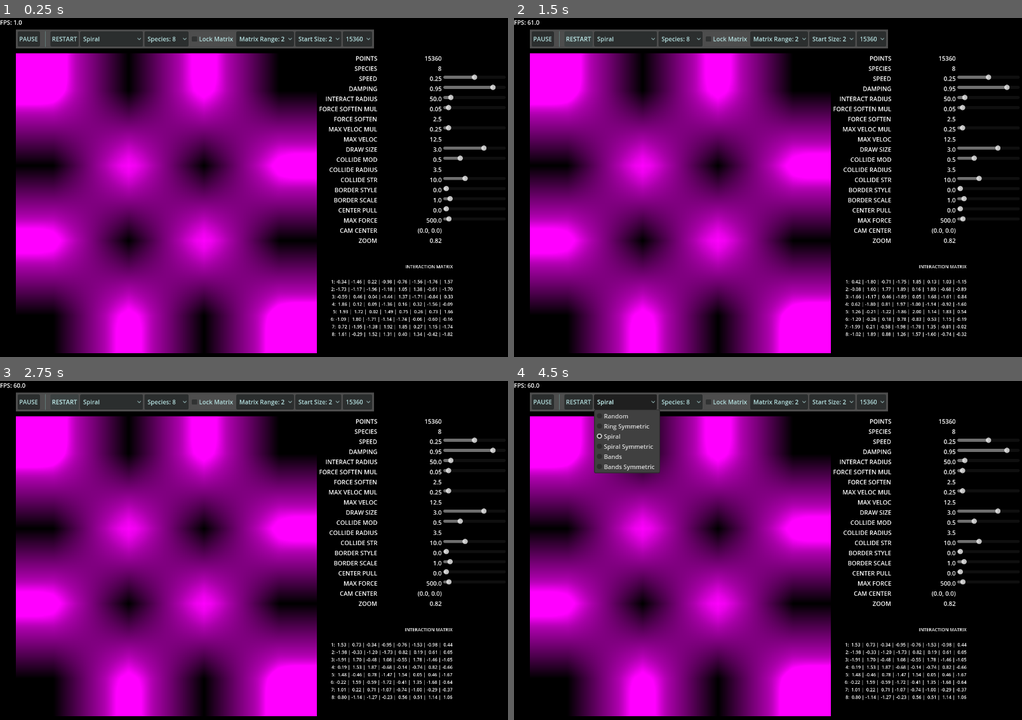
Above: before the commit, frames 1-4 (two rows, left to right).
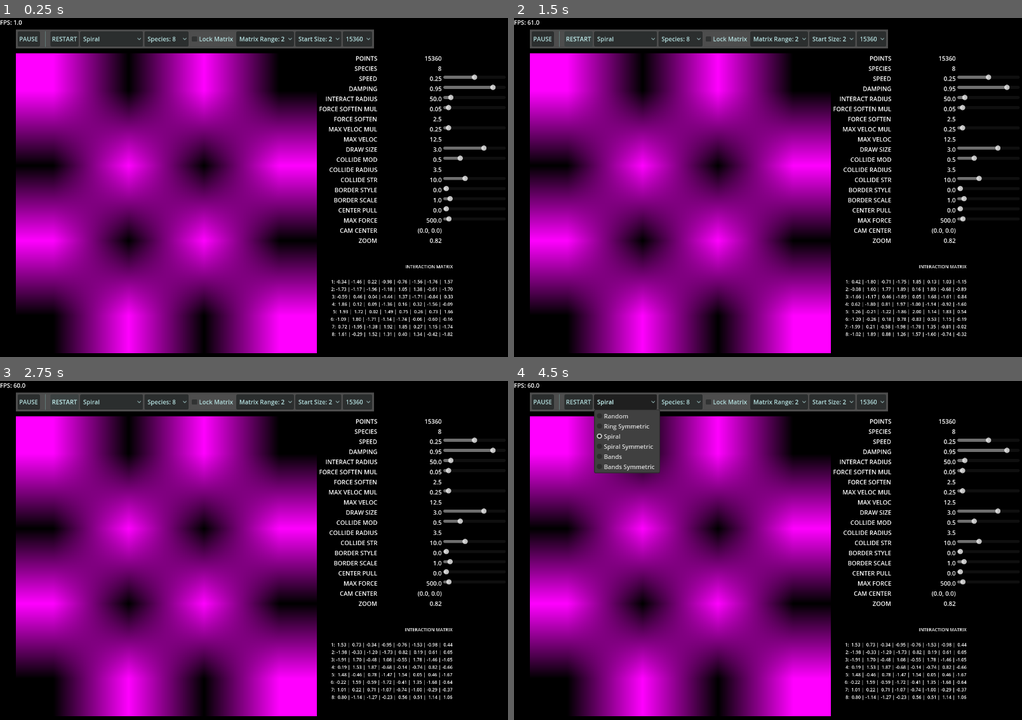
Above: after the commit, the same moments.

Repository: ThePathfindersCodex/Godot-Particle-Life-Compute-Shader
Game: Godot game, scene res://main.tscn
Same seed, same stepped clock (60 frames per second), same inputs: the game is played once before the commit and once after it.
Inputs:
- Up to frame 1 (0.25 s): no input
- Up to frame 2 (1.5 s): click "RESTART" at 0.5 s; click "RESTART" at 1.25 s
- Up to frame 3 (2.75 s): click "RESTART" at 2 s
- Up to frame 4 (4.5 s): click "Start Size: 2" at 2.75 s; click "Start Size: 2" at 3.5 s; click "Spiral" at 4.25 s

The runs differ from the first frame. In frame 1, 2.7% of the frame differs, in the area x 3-63%, y 10-99%; in frame 2, 2.7%; in frame 3, 2.7%; in frame 4, 2.7%.
Error in both runs: Cannot call method 'storage_buffer_create' on a null value. (res://compute_particle_life.gd:132)

Commit message:
remove glow shader

Diff:
--- a/glow.gdshader
+++ /dev/null
@@ -1,52 +0,0 @@
-shader_type canvas_item;
-// reference https://godotshaders.com/shader/gaussian-glow/
-
-uniform float BLOOM_THRESHOLD = 0.7;
-uniform float BLOOM_INTENSITY = 3.0;
-
-uniform int BLUR_ITERATIONS = 3;
-uniform float BLUR_SIZE = 0.03;
-uniform int BLUR_SUBDIVISIONS = 32;
-
-vec3 getHDR(vec3 tex) {
-    return max((tex - BLOOM_THRESHOLD) * BLOOM_INTENSITY, vec3(0.0));
-}
-
-vec3 gaussian(sampler2D sampler, vec2 uv) {
-    vec3 sum = vec3(0.0);
-
-    for (int i = 1; i <= BLUR_ITERATIONS; i++) {
-        float angle = 360.0 / float(BLUR_SUBDIVISIONS);
-
-        for (int j = 0; j < BLUR_SUBDIVISIONS; j++) {
-            float dist = BLUR_SIZE * float(i + 1) / float(BLUR_ITERATIONS);
-            float s = sin(angle * float(j));
-            float c = cos(angle * float(j));
-
-            sum += getHDR(texture(sampler, uv + vec2(c, s) * dist).xyz);
-        }
-    }
-
-    sum /= float(BLUR_ITERATIONS * BLUR_SUBDIVISIONS);
-    return sum * BLOOM_INTENSITY;
-}
-
-vec3 blend(vec3 a, vec3 b) {
-    return 1.0 - (1.0 - a) * (1.0 - b);
-}
-
-void fragment() {
-    vec4 tx = texture(TEXTURE, UV);
-    vec3 result = gaussian(TEXTURE, UV);
-
-	vec4 bg = vec4(result, 1);
-
-    float gray = dot(bg.rgb, vec3(0.299, 0.587, 0.114));
-    bg = vec4(bg.rgb, gray);
-
-	vec4 final = bg;
-
-	final = bg + tx;
-
-    COLOR = final;
-}
--- a/main.tscn
+++ b/main.tscn
@@ -1,17 +1,8 @@
-[gd_scene load_steps=8 format=3 uid="uid://bmhtmrovb00k"]
+[gd_scene load_steps=6 format=3 uid="uid://bmhtmrovb00k"]
 
 [ext_resource type="Script" uid="uid://k8pbpe4sxcej" path="res://main.gd" id="1_ig7tw"]
 [ext_resource type="Script" uid="uid://bmg4hq0c4w262" path="res://compute_particle_life.gd" id="3_h2yge"]
-[ext_resource type="Shader" uid="uid://c1lfq8yyn4lrk" path="res://glow.gdshader" id="3_lquwl"]
 [ext_resource type="Script" uid="uid://b0p56dqg28way" path="res://LabelFPS.gd" id="4_1bvp3"]
-
-[sub_resource type="ShaderMaterial" id="ShaderMaterial_7mycd"]
-shader = ExtResource("3_lquwl")
-shader_parameter/BLOOM_THRESHOLD = 0.9
-shader_parameter/BLOOM_INTENSITY = 3.0
-shader_parameter/BLUR_ITERATIONS = 4
-shader_parameter/BLUR_SIZE = 0.05
-shader_parameter/BLUR_SUBDIVISIONS = 64
 
 [sub_resource type="PlaceholderTexture2D" id="PlaceholderTexture2D_1bvp3"]
 
@@ -27,7 +18,6 @@
 
 [node name="ComputeParticleLife" type="TextureRect" parent="."]
 unique_name_in_owner = true
-material = SubResource("ShaderMaterial_7mycd")
 offset_left = 42.0
 offset_top = 94.0
 offset_right = 842.0
Not shown, removed: glow.gdshader.uid
